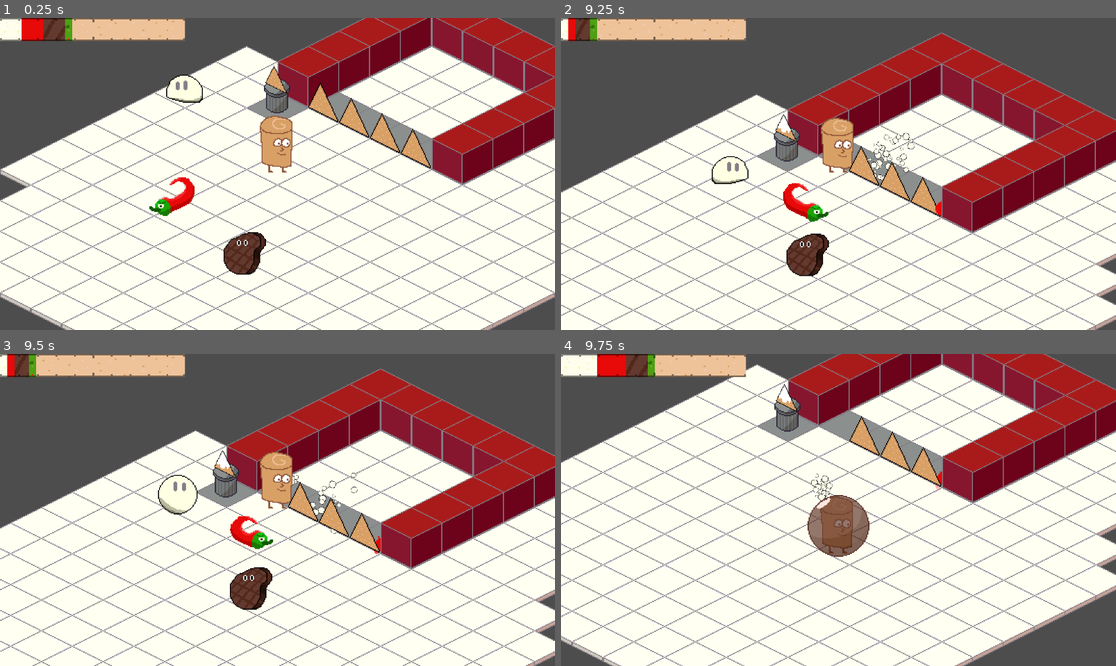
Above: before the commit, frames 1-4 (two rows, left to right).
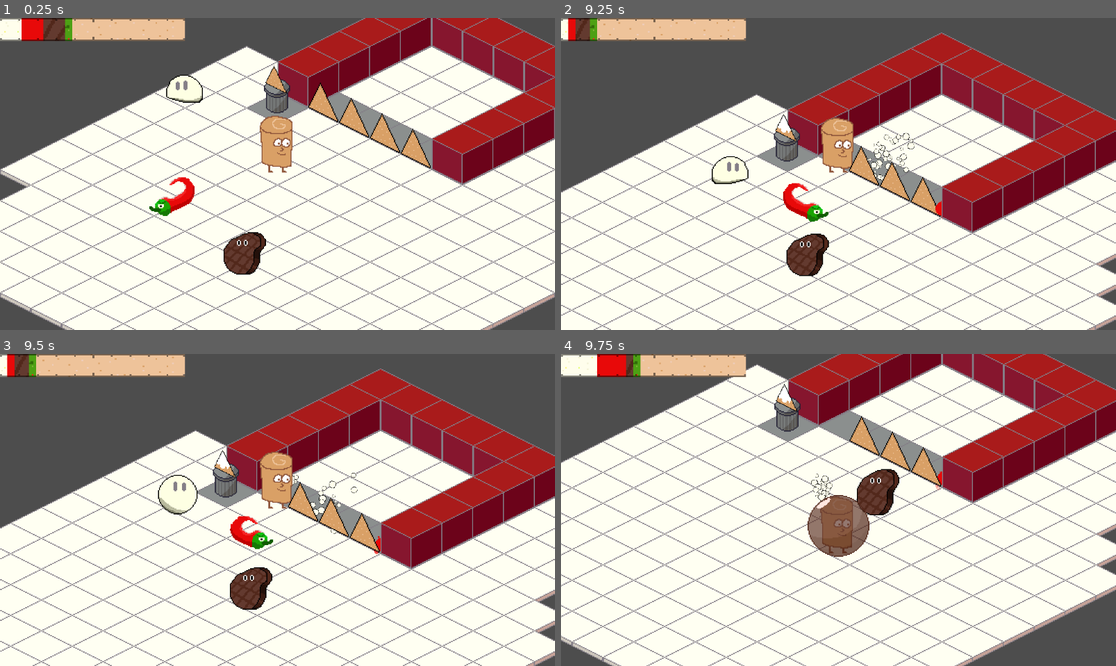
Above: after the commit, the same moments.

Repository: JordanLevy/LudumDare54
Game: Godot game, scene res://Scenes/Game.tscn
Two runs of this game, one before a commit and one after it. Both use one fixed random seed, a clock stepped at 60 frames per second and the inputs below.
Inputs (mouse positions are in pixels of both pictures, inside the frame that each line leads up to):
- Up to frame 1 (0.25 s): no input
- Up to frame 2 (9.25 s): move the mouse to (810, 236) at 0.52 s; hold Up (ui_up) 0.53-2.03 s; right-click (810, 236) at 0.6 s; move the mouse to (1005, 220) at 1.27 s; tap Shift (fire_meat) at 1.35, 3.6, 7.35 s; move the mouse to (672, 127) at 2.02 s; hold Left (ui_left) 2.03-3.53 s; click (672, 127) at 2.1 s; move the mouse to (866, 174) at 2.77 s; right-click (866, 174) at 2.85 s; tap Enter at 3.5 s; move the mouse to (755, 96) at 3.52 s; hold Down (ui_down) 3.53-4.25 s; click "Return to Main Menu" at 4.25 s; click "Play" at 5 s; move the mouse to (960, 158) at 5.77 s; hold Right (ui_right) 5.78-6.53 s; click (960, 158) at 5.85 s; move the mouse to (727, 189) at 6.52 s; hold Up (ui_up) 6.53-7.28 s; right-click (727, 189) at 6.6 s; move the mouse to (894, 105) at 7.27 s; hold Right (ui_right) from 7.28 s (still down); move the mouse to (810, 236) at 8.02 s; click (810, 236) at 8.1 s; move the mouse to (1005, 220) at 8.77 s; right-click (1005, 220) at 8.85 s
- Up to frame 3 (9.5 s): keep holding Right (ui_right)
- Up to frame 4 (9.75 s): move the mouse to (672, 463) at 9.52 s; release Right (ui_right) at 9.53 s; hold Down (ui_down) from 9.53 s (still down); tap Shift (fire_meat) at 9.6 s

Frames 1-3 are identical in both runs. In frame 4, 1.2% of the frame differs, in the area x 13-61%, y 0-52%.

Commit message:
Implemented ingredient type super effectiveness

Diff:
--- a/Scripts/CreamMonster.gd
+++ b/Scripts/CreamMonster.gd
@@ -4,6 +4,6 @@
 
 func _ready():
 	super._ready()
-	health = 10
+	health = 30
 	speed = 30
 	ingredient_type = GlobalManager.IngredientType.CREAM
--- a/Scripts/CreamProjectile.gd
+++ b/Scripts/CreamProjectile.gd
@@ -7,7 +7,7 @@
 
 func _ready():
 	player_offset = Vector2(0, -20)
-	damage = 5
+	damage = 10
 	knockback = 7
 	speed = 1
 	ingredient_type = GlobalManager.IngredientType.CREAM
--- a/Scripts/GlobalManager.gd
+++ b/Scripts/GlobalManager.gd
@@ -33,6 +33,18 @@
 var loss_method: LossMethod = LossMethod.NONE
 var loss_ingredient: IngredientType = IngredientType.PLAIN
 
+func is_super_effective(attack: IngredientType, target: IngredientType):
+	# cream extinguishes spice
+	if attack == IngredientType.CREAM:
+		return target == IngredientType.SPICE
+	# spice burns meat
+	if attack == IngredientType.SPICE:
+		return target == IngredientType.MEAT
+	# meat overpowers cream
+	if attack == IngredientType.MEAT:
+		return target == IngredientType.CREAM
+	return false
+
 func set_game_state(state: GameState):
 	if state == game_state:
 		return
--- a/Scripts/MeatMonster.gd
+++ b/Scripts/MeatMonster.gd
@@ -4,6 +4,6 @@
 
 func _ready():
 	super._ready()
-	health = 10
+	health = 30
 	speed = 20
 	ingredient_type = GlobalManager.IngredientType.MEAT
--- a/Scripts/MeatProjectile.gd
+++ b/Scripts/MeatProjectile.gd
@@ -6,7 +6,7 @@
 
 func _ready():
 	player_offset = Vector2(0, -30)
-	damage = 5
+	damage = 15
 	knockback = -5
 	speed = 40
 	ingredient_type = GlobalManager.IngredientType.MEAT
--- a/Scripts/Monster.gd
+++ b/Scripts/Monster.gd
@@ -3,7 +3,7 @@
 class_name Monster
 
 var player: Player
-var health = 10
+var health = 30
 var speed = 30
 var accel = 4
 var damage = 10
@@ -21,7 +21,9 @@
 	nav = get_node("NavigationAgent2D")
 	sprite = get_node("Sprite")
 
-func take_damage(amount: int):
+func take_damage(damage_type: GlobalManager.IngredientType, amount: int):
+	if GlobalManager.is_super_effective(damage_type, ingredient_type):
+		amount *= 2.0
 	if health - amount <= 0:
 		despawn()
 	health -= amount
@@ -36,7 +38,7 @@
 
 func _on_hurtbox_body_entered(body):
 	if body is Projectile:
-		take_damage(body.damage)
+		take_damage(body.ingredient_type, body.damage)
 		take_knockback(body.velocity.normalized(), body.knockback)
 		body.on_hit()
 
--- a/Scripts/SpiceMonster.gd
+++ b/Scripts/SpiceMonster.gd
@@ -4,6 +4,6 @@
 
 func _ready():
 	super._ready()
-	health = 10
+	health = 30
 	speed = 40
 	ingredient_type = GlobalManager.IngredientType.SPICE
Not shown, added: Scenes/Gam7508.tmp
